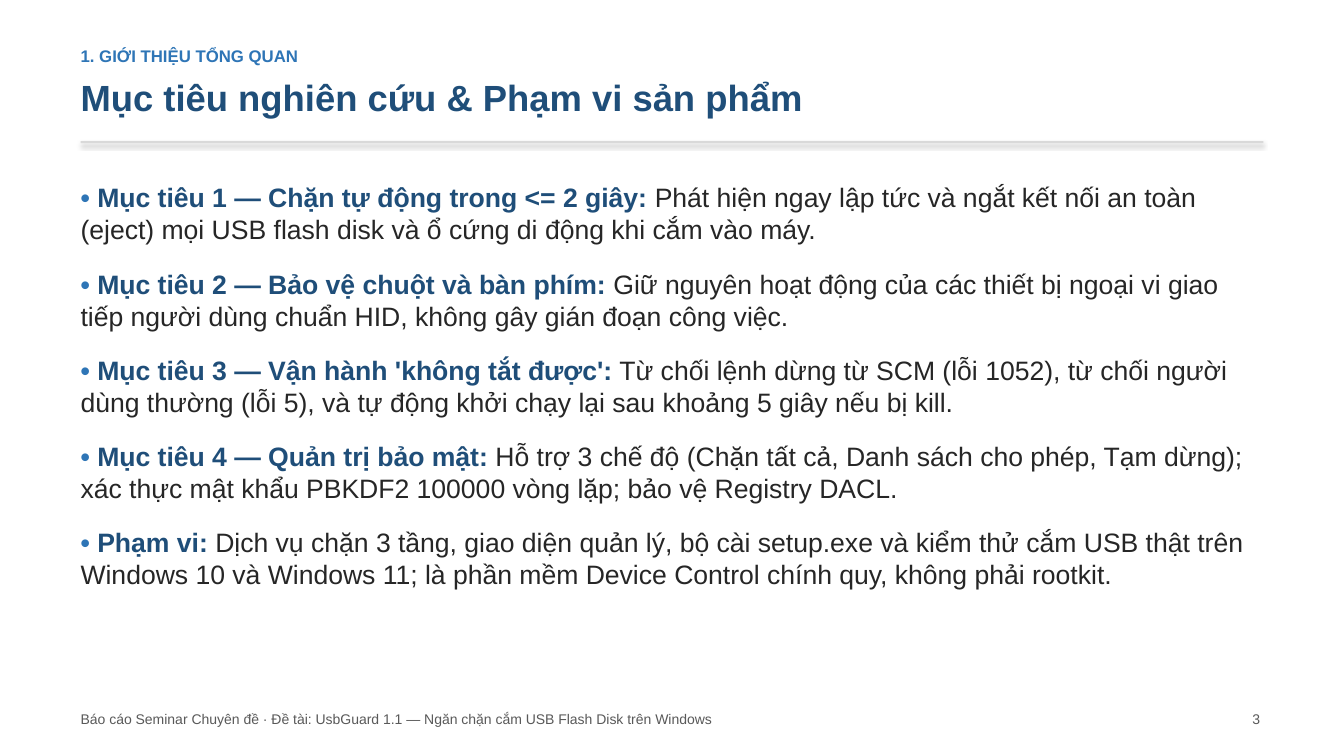
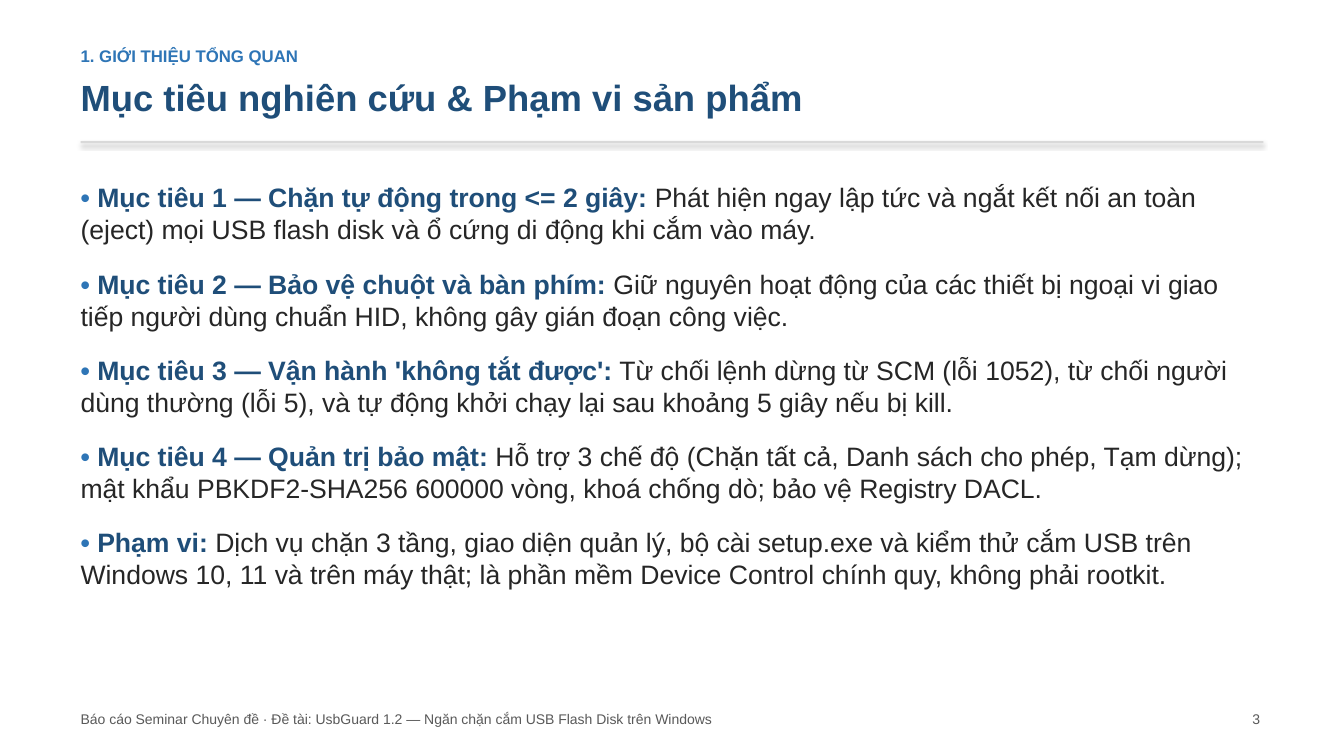
Before and after one commit to hungphamwp/usbguard, a slide deck: slide 3 of slide/SLIDE-UsbGuard.pptx. Drawn at 1344x756 pixels with LibreOffice and Linux fonts; fonts in the diff are those of the drawing. Boxes give left, top, right and bottom in pixels: in the first picture for what was removed or moved away, otherwise in the second. Text is boxed around its words. In the diff, an @@ line names an element or a change of style, - is before the commit and + after.

```diff
--- a/slide/SLIDE-UsbGuard.pptx
+++ b/slide/SLIDE-UsbGuard.pptx
@@ text at bbox=[81, 446, 1242, 590]: text changed @@
-• Mục tiêu 4 — Quản trị bảo mật: Hỗ trợ 3 chế độ (Chặn tất cả, Danh sách cho phép, Tạm dừng); xác thực mật khẩu PBKDF2 100000 vòng lặp; bảo vệ Registry DACL.
-• Phạm vi: Dịch vụ chặn 3 tầng, giao diện quản lý, bộ cài setup.exe và kiểm thử cắm USB thật trên Windows 10 và Windows 11; là phần mềm Device Control chính quy, không phải rootkit.
+• Mục tiêu 4 — Quản trị bảo mật: Hỗ trợ 3 chế độ (Chặn tất cả, Danh sách cho phép, Tạm dừng); mật khẩu PBKDF2-SHA256 600000 vòng, khoá chống dò; bảo vệ Registry DACL.
+• Phạm vi: Dịch vụ chặn 3 tầng, giao diện quản lý, bộ cài setup.exe và kiểm thử cắm USB trên Windows 10, 11 và trên máy thật; là phần mềm Device Control chính quy, không phải rootkit.
@@ text at bbox=[81, 713, 712, 727]: text changed @@
-Báo cáo Seminar Chuyên đề · Đề tài: UsbGuard 1.1 — Ngăn chặn cắm USB Flash Disk trên Windows
+Báo cáo Seminar Chuyên đề · Đề tài: UsbGuard 1.2 — Ngăn chặn cắm USB Flash Disk trên Windows
```
Also in this commit, not shown: 16 other slides changed, 2 slides added, 1 slide removed, 15 other files.
